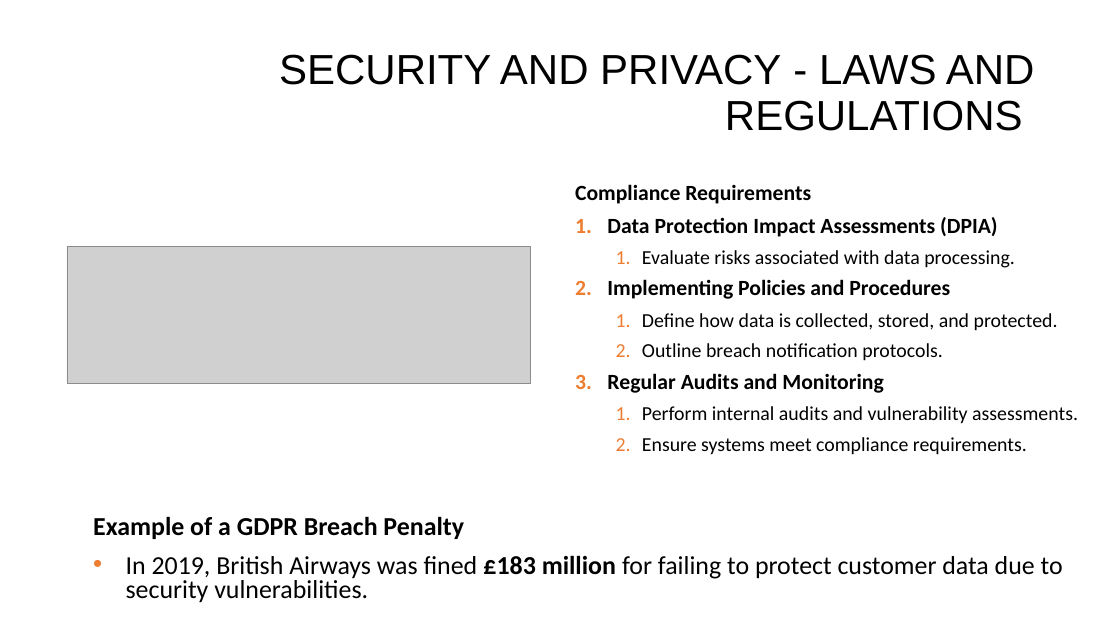
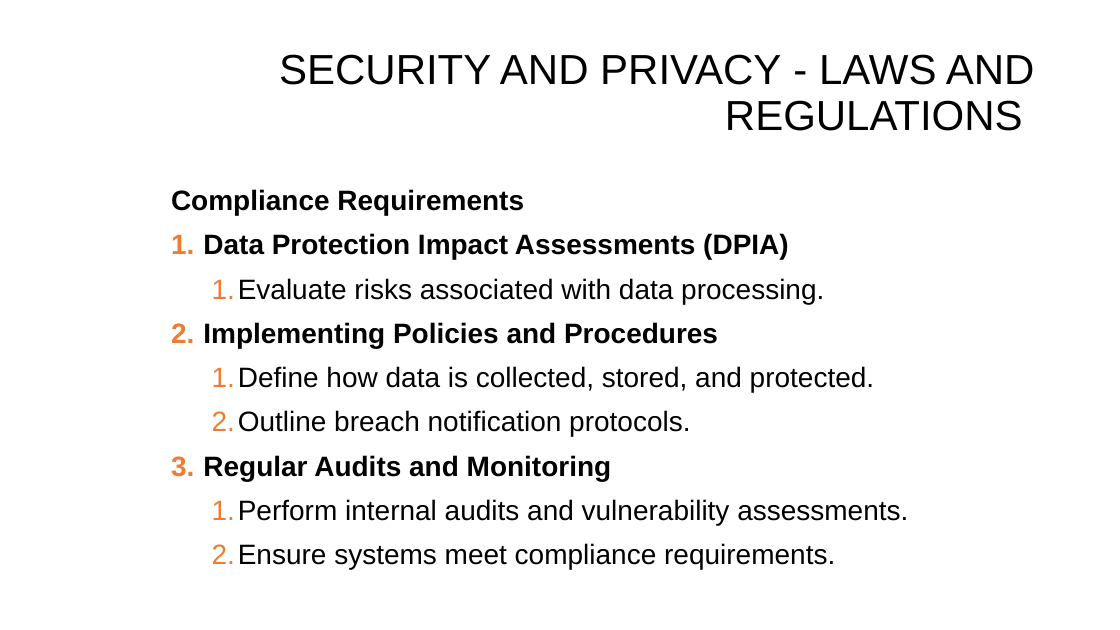
Before and after one commit to dinoDuvnjak/CTK, a slide deck: slide 13 of SHIFT4IT/security-and-privacy/security-and-privacy.pptx (slide 9 before the commit). Drawn at 1120x630 pixels with LibreOffice and Linux fonts; fonts in the diff are those of the drawing; grey boxes stand for pictures; background and template pictures are left out. Boxes give left, top, right and bottom in pixels: in the first picture for what was removed or moved away, otherwise in the second. Text is boxed around its words. In the diff, an @@ line names an element or a change of style, - is before the commit and + after.

```diff
--- a/SHIFT4IT/security-and-privacy/security-and-privacy.pptx
+++ b/SHIFT4IT/security-and-privacy/security-and-privacy.pptx
@@ text "Compliance Requirements": place and size @@
-text "Compliance Requirements" at bbox=[575, 184, 1078, 455]
+text "Compliance Requirements" at bbox=[171, 189, 908, 569]
@@ text "Compliance Requirements" at bbox=[171, 189, 908, 569]: size 18.6 to 24 pt in "Compliance Requirements", "Data Protection Impact Assessments (DPIA)", "Implementing Policies and Procedures", "Regular Audits and Monitoring"; font Calibri to Arial; size 17.1 to 24 pt in "Evaluate risks associated with data processing.", "Define how data is collected, stored, and ...", "Outline breach notification protocols.", "Perform internal audits and vulnerability assessments." and 1 more places; line spacing 0.7 to 0.9 @@
@@ picture removed at bbox=[67, 246, 531, 383] @@
@@ text removed at bbox=[93, 516, 1063, 603] @@
-Example of a GDPR Breach Penalty
-• In 2019, British Airways was fined £183 million for failing to protect customer data due to security vulnerabilities.
```
Also in this commit, not shown: 7 other slides changed, 6 slides added, 2 other files.
